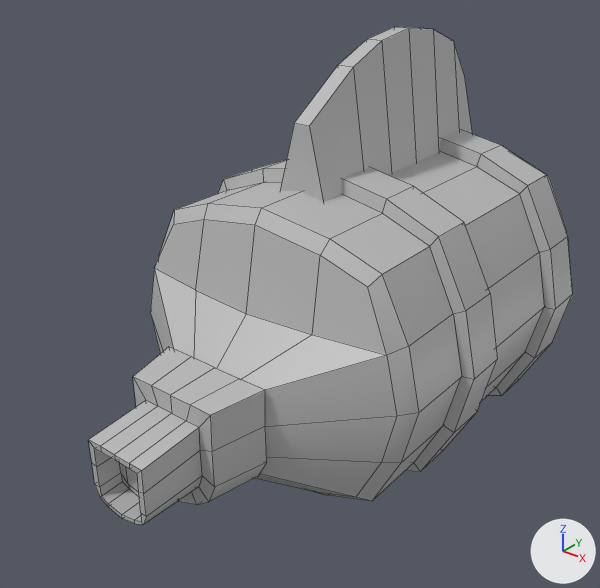
Two versions of the FBX model Assets/_Game 2.0/Models/Meshes/Minions/SemigunGuy.fbx, one commit apart.
The view is the same before and after, from a camera (50 mm lens) standing at (0.01223, -0.01823, 0.02115) and looking at (0.0001, -0.00306, 0.01174). The axes (+X, +Y, +Z) are drawn at lower right. The lights are the same throughout. Mesh edges are drawn as thin lines. Where no turn or scale is listed for an object, it has been applied to the vertices.

Objects in the first picture: 'Body_SemigunGuy', 'Cannon_SemigunGuy', 'Fin_SemigunGuy'.
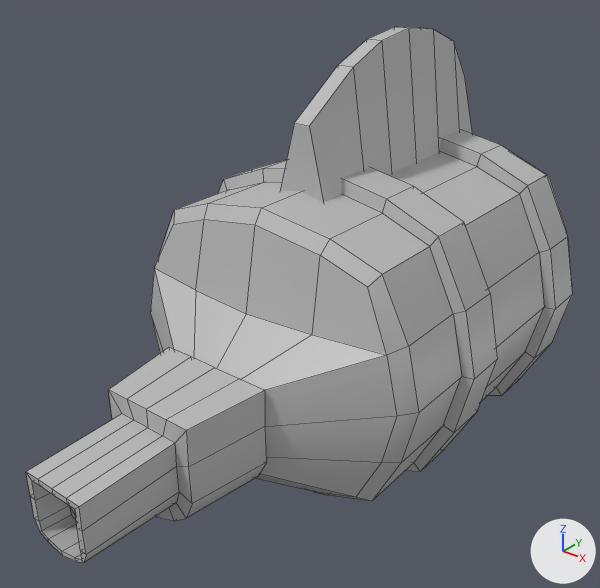
Commit message: triplegun guy

The change, as a diff of the scene's bpy script:
```diff
--- a/Assets/_Game 2.0/Models/Meshes/Minions/SemigunGuy.fbx.py
+++ b/Assets/_Game 2.0/Models/Meshes/Minions/SemigunGuy.fbx.py
@@ me_mesh_002 @@
 me_mesh_002.from_pydata(...)  # 96 vertices, 94 faces; spans x -0.00158..0.00158, y -0.00157..0.00157, z -0.00156..0.00156
 # used by ob_cannon_semigunguy; location = (0.0, -0.00775, 0.00939)
+# me_mesh_002 part 1: all 28 vertices in x -0.00087..0.00087, y -0.00157, z -0.0009..0.00086 are moved by (0.0, -0.00079, 0.0001)
+# me_mesh_002 part 2: all 20 vertices in x -0.00071..0.00071, y -0.00095, z -0.00077..0.00057 are moved by (0.0, -0.00065, 0.0)
+# me_mesh_002 part 3: all 28 vertices in x -0.00127..0.00127, y 0.00012, z -0.00152..0.00152 are moved by (0.0, 0.00008, 0.0)
+# me_mesh_002 part 4: all 20 vertices in x -0.00158..0.00158, y 0.00157, z -0.00156..0.00156 are moved by (0.0, 0.00081, 0.0)
 me_mesh_002.materials.append(mat_m_semigunguy)
@@ ob_cannon_semigunguy @@
 ob_cannon_semigunguy = bpy.data.objects.new('Cannon_SemigunGuy', me_mesh_002)
-ob_cannon_semigunguy.location = (0.0, -0.00775, 0.00939)
+ob_cannon_semigunguy.location = (0.0, -0.00855, 0.00939)
```

Location of each change, (x1, y1, x2, y2) in pixels of the pictures (600 x 588 px; the box of a moved part takes in the faces that stretch with it):
'Cannon_SemigunGuy', reshaped, moved (34% wider, 22% taller): before (88, 347, 267, 524); after (26, 347, 267, 563)
part 1 of me_mesh_002, moved or reshaped: before (89, 440, 146, 524); after (26, 472, 86, 563)
part 2 of me_mesh_002, moved or reshaped: before (94, 448, 141, 521); after (32, 481, 81, 559)
part 3 of me_mesh_002, moved or reshaped: before (88, 377, 215, 524); after (26, 390, 192, 562)
part 4 of me_mesh_002, moved or reshaped: before (133, 347, 267, 501); after (109, 347, 267, 518)
